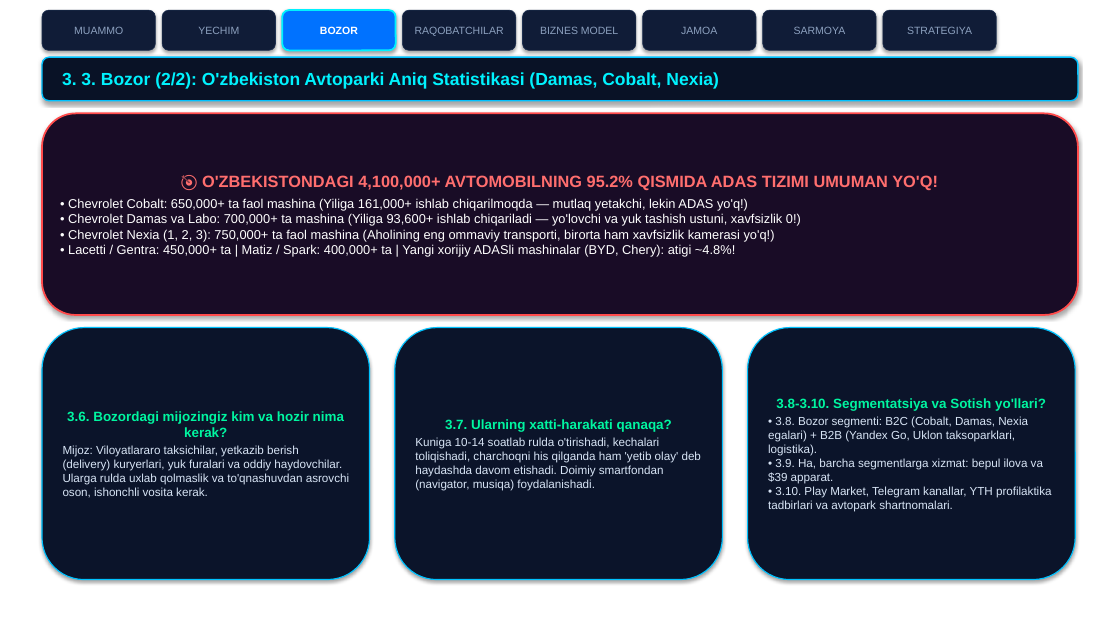
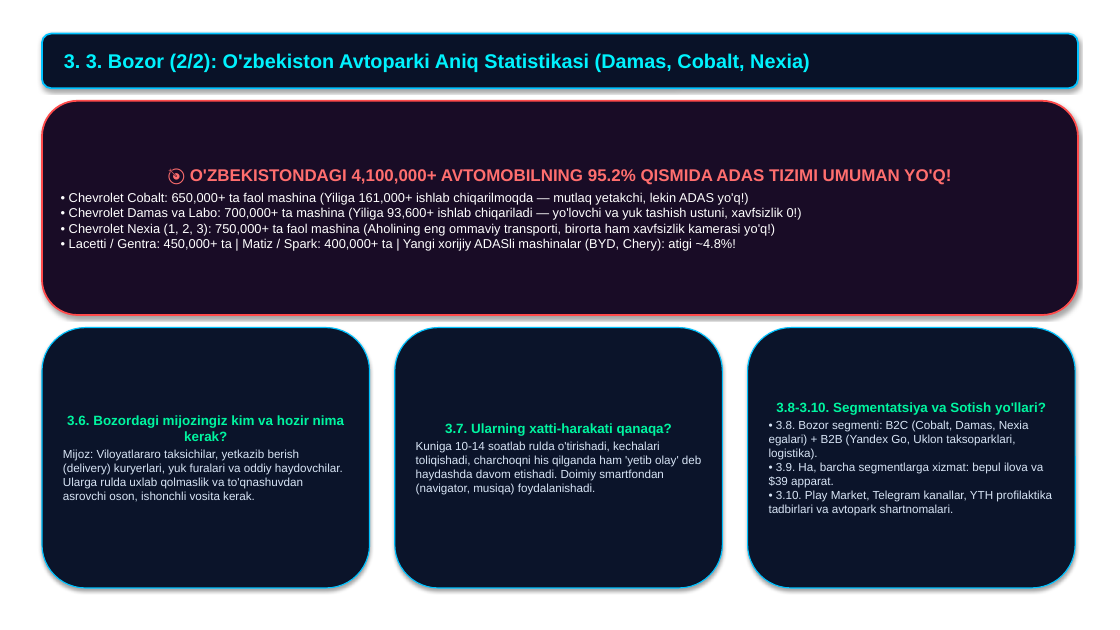
Before and after one commit to abdukamolismoilov5-dotcom/hamroh-ai, a slide deck: slide 6 of docs/presentations/1_HamrohAI_Canva_Shablon_Taqdimot_7000$.pptx. Drawn at 1120x630 pixels with LibreOffice and Linux fonts; fonts in the diff are those of the drawing; background and template pictures are left out. Boxes give left, top, right and bottom in pixels: in the first picture for what was removed or moved away, otherwise in the second. Text is boxed around its words. In the diff, an @@ line names an element or a change of style, - is before the commit and + after.

Commit message:
style: remove top navigation buttons and clean up slide layout

```diff
--- a/docs/presentations/1_HamrohAI_Canva_Shablon_Taqdimot_7000$.pptx
+++ b/docs/presentations/1_HamrohAI_Canva_Shablon_Taqdimot_7000$.pptx
@@ rounded rectangle removed at <box>42,10,155,50</box> @@
-MUAMMO
@@ rounded rectangle removed at <box>162,10,276,50</box> @@
-YECHIM
@@ rounded rectangle removed at <box>282,10,396,50</box> @@
-BOZOR
@@ rounded rectangle removed at <box>402,10,516,50</box> @@
-RAQOBATCHILAR
@@ rounded rectangle removed at <box>523,10,636,50</box> @@
-BIZNES MODEL
@@ rounded rectangle removed at <box>643,10,756,50</box> @@
-JAMOA
@@ rounded rectangle removed at <box>763,10,876,50</box> @@
-SARMOYA
@@ rounded rectangle removed at <box>883,10,996,50</box> @@
-STRATEGIYA
@@ rounded rectangle "3. 3. Bozor (2/2): O'zbekiston ...": place and size @@
-rounded rectangle "3. 3. Bozor (2/2): O'zbekiston ..." at <box>42,57,1078,101</box>
+rounded rectangle "3. 3. Bozor (2/2): O'zbekiston ..." at <box>42,34,1078,88</box>
@@ rounded rectangle "3. 3. Bozor (2/2): O'zbekiston ..." at <box>42,34,1078,88</box>: size 15 to 17 pt; fill #091226 to #091228; outline #00C2FF 1.2 pt to #00C2FF 1.5 pt @@
@@ rounded rectangle "🎯 O'ZBEKISTONDAGI 4,100,000+ AVTOMOBILNING 95.2% ...": place and size @@
-rounded rectangle "🎯 O'ZBEKISTONDAGI 4,100,000+ AVTOMOBILNING 95.2% ..." at <box>42,113,1078,315</box>
+rounded rectangle "🎯 O'ZBEKISTONDAGI 4,100,000+ AVTOMOBILNING 95.2% ..." at <box>42,101,1078,315</box>
@@ text in rounded rectangle at <box>190,169,951,185</box>: size 14 to 14.5 pt in "🎯 O'ZBEKISTONDAGI 4,100,000+ AVTOMOBILNING 95.2% QISMIDA ADA ..." @@
@@ rounded rectangle "3.6. Bozordagi mijozingiz kim va ...": place and size @@
-rounded rectangle "3.6. Bozordagi mijozingiz kim va ..." at <box>42,328,370,580</box>
+rounded rectangle "3.6. Bozordagi mijozingiz kim va ..." at <box>42,328,370,588</box>
@@ rounded rectangle "3.7. Ularning xatti-harakati qanaqa?": place and size @@
-rounded rectangle "3.7. Ularning xatti-harakati qanaqa?" at <box>395,328,723,580</box>
+rounded rectangle "3.7. Ularning xatti-harakati qanaqa?" at <box>395,328,723,588</box>
@@ rounded rectangle "3.8-3.10. Segmentatsiya va Sotish yo'llari?": place and size @@
-rounded rectangle "3.8-3.10. Segmentatsiya va Sotish yo'llari?" at <box>748,328,1075,580</box>
+rounded rectangle "3.8-3.10. Segmentatsiya va Sotish yo'llari?" at <box>748,328,1075,588</box>
```
Also in this commit, not shown: 11 other slides changed.
